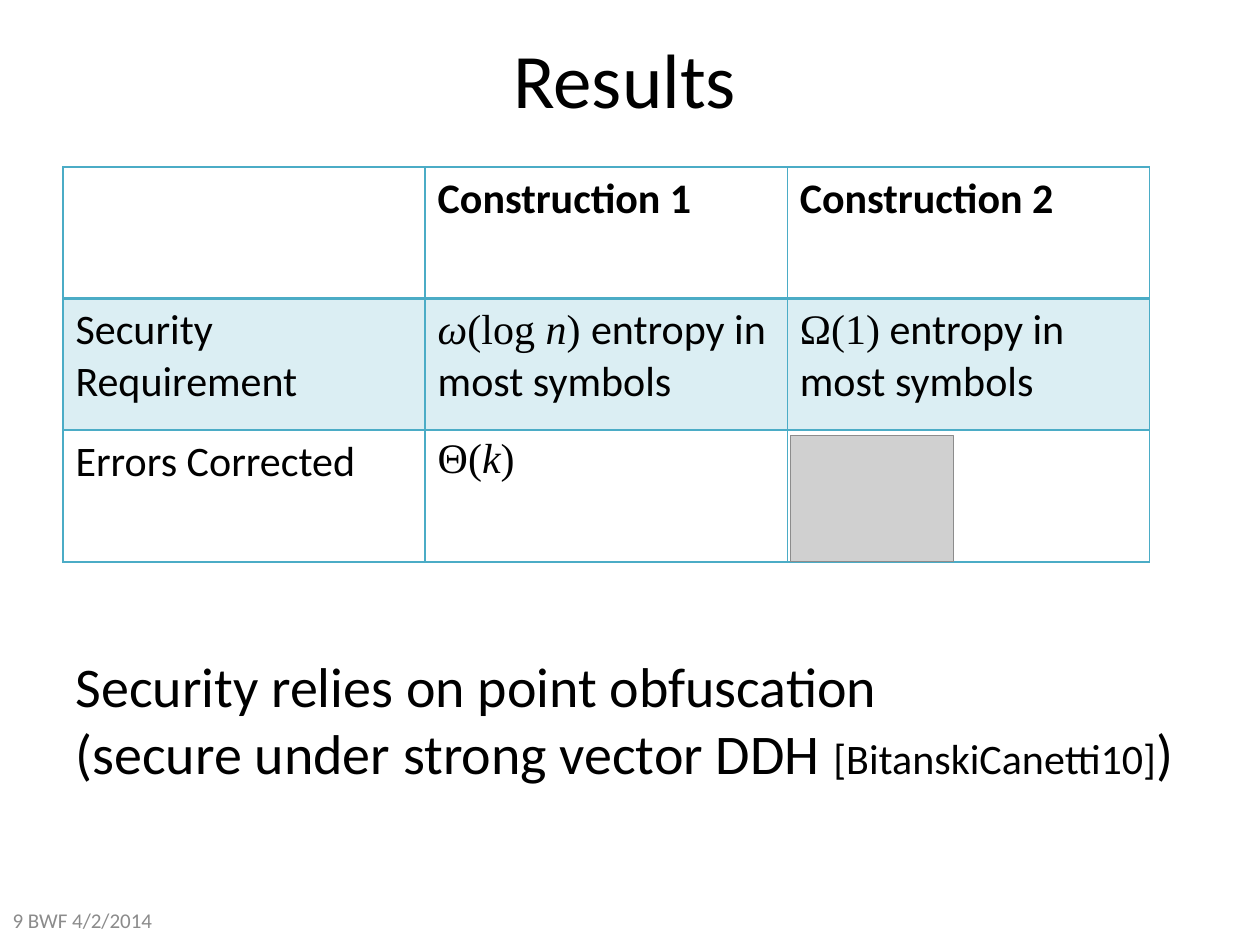
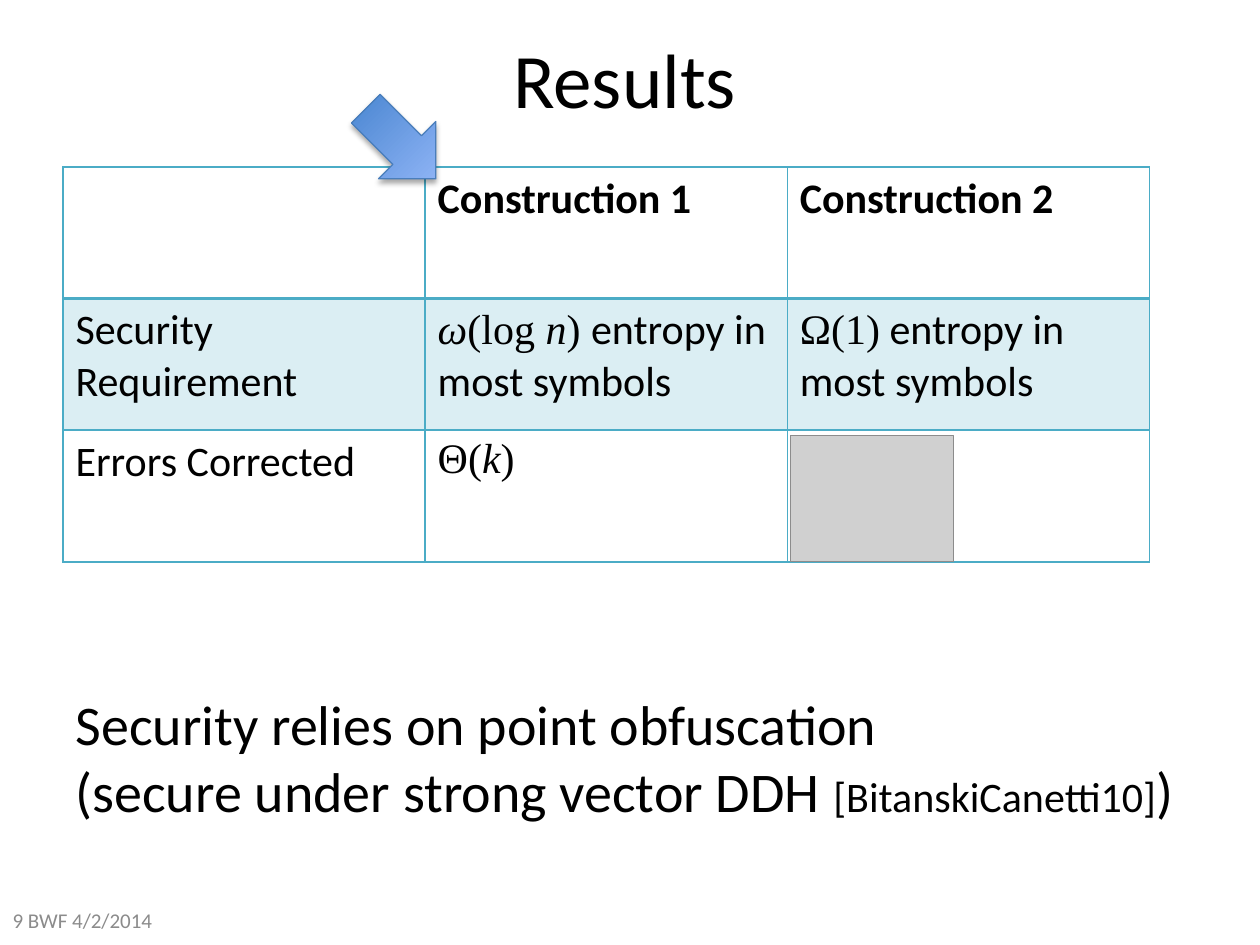
Before and after one commit to xianruimeng/comp-fuzzy-ext, a slide deck: slide 9 of constantRate/KeyDerivationWithNegativeUsable.pptx. Drawn at 1260x945 pixels with LibreOffice and Linux fonts; fonts in the diff are those of the drawing; grey boxes stand for pictures. Boxes give left, top, right and bottom in pixels: in the first picture for what was removed or moved away, otherwise in the second. Text is boxed around its words. In the diff, an @@ line names an element or a change of style, - is before the commit and + after.

```diff
--- a/constantRate/KeyDerivationWithNegativeUsable.pptx
+++ b/constantRate/KeyDerivationWithNegativeUsable.pptx
@@ up arrow added at (x1=337, y1=81, x2=464, y2=208), fill gradient #3F80CE to #A4C4FF, outline #4B7EBC 0.75 pt @@
@@ text "Security relies on point obfuscation ..." moved from (x1=76, y1=668, x2=1156, y2=784) to (x1=76, y1=706, x2=1156, y2=822) @@
```
Also in this commit, not shown: 19 other slides changed, 3 slides added.
